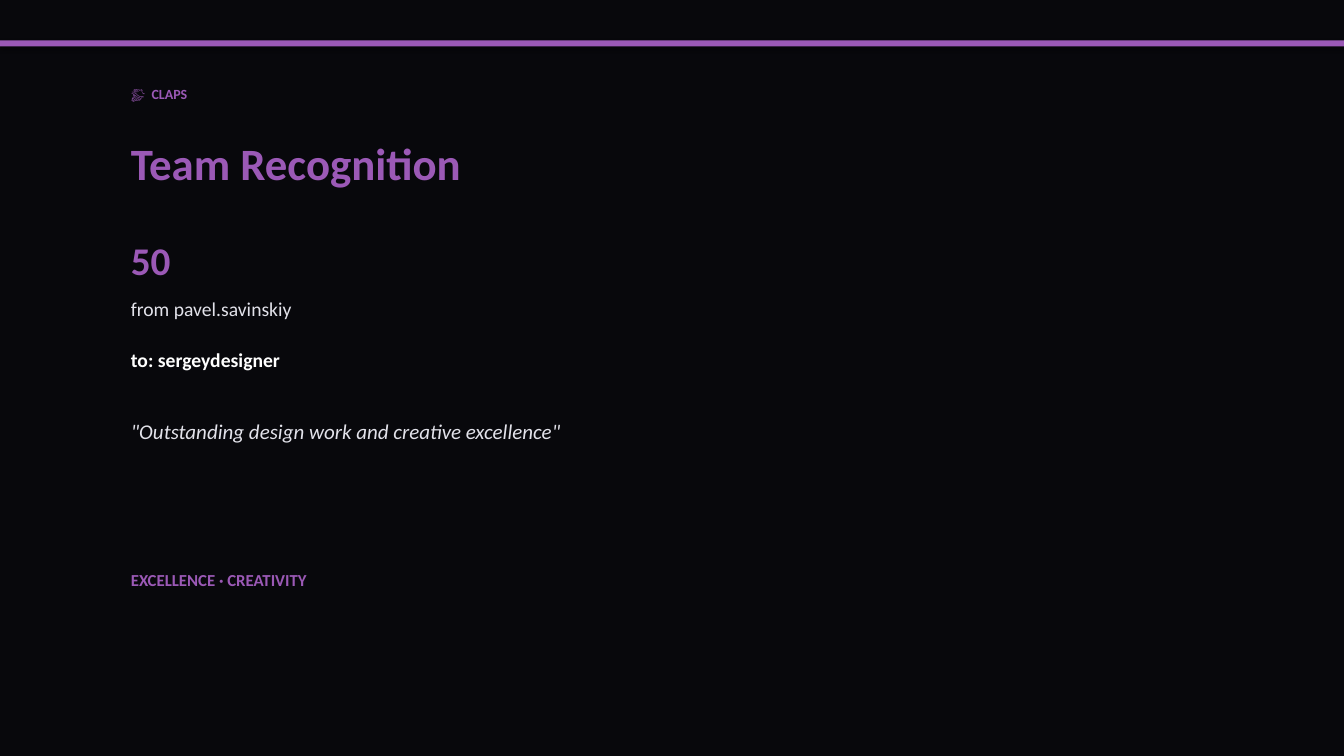
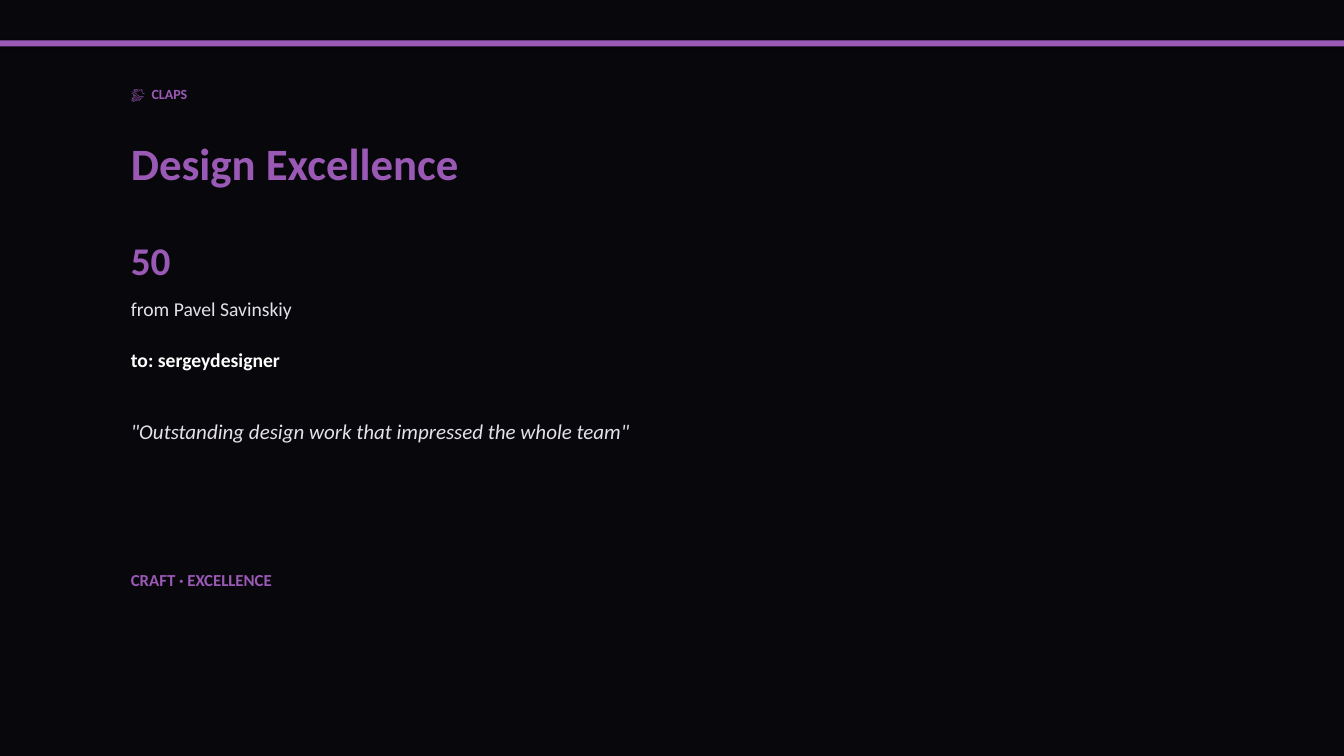
Before and after one commit to liliyagarifullina-maker/appodeal-pulse, a slide deck: slide 5 of data/archive/pulse_2026-03-12.pptx (slide 4 before the commit). Drawn at 1344x756 pixels with LibreOffice and Linux fonts; fonts in the diff are those of the drawing. Boxes give left, top, right and bottom in pixels: in the first picture for what was removed or moved away, otherwise in the second. Text is boxed around its words. In the diff, an @@ line names an element or a change of style, - is before the commit and + after.

```diff
--- a/data/archive/pulse_2026-03-12.pptx
+++ b/data/archive/pulse_2026-03-12.pptx
@@ text at (131,148,458,188): text changed @@
-Team Recognition
+Design Excellence
@@ text at (131,302,292,319): text changed @@
-from pavel.savinskiy
+from Pavel Savinskiy
@@ text at (131,424,630,443): text changed @@
-"Outstanding design work and creative excellence"
+"Outstanding design work that impressed the whole team"
@@ text at (131,575,271,586): text changed @@
-EXCELLENCE · CREATIVITY
+CRAFT · EXCELLENCE
```
Also in this commit, not shown: 14 other slides changed, 3 slides added, 3 slides removed, 2 other files.
